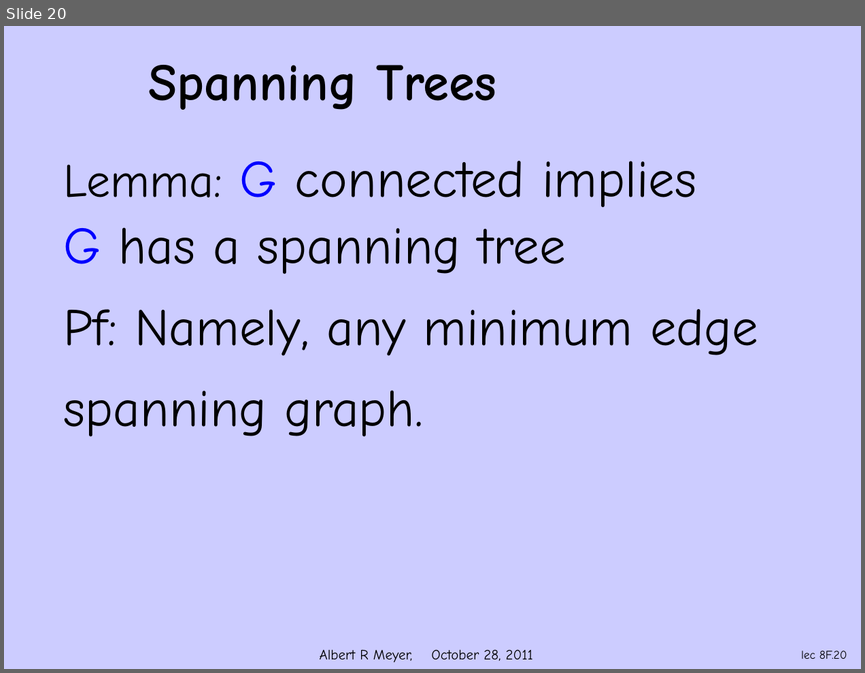
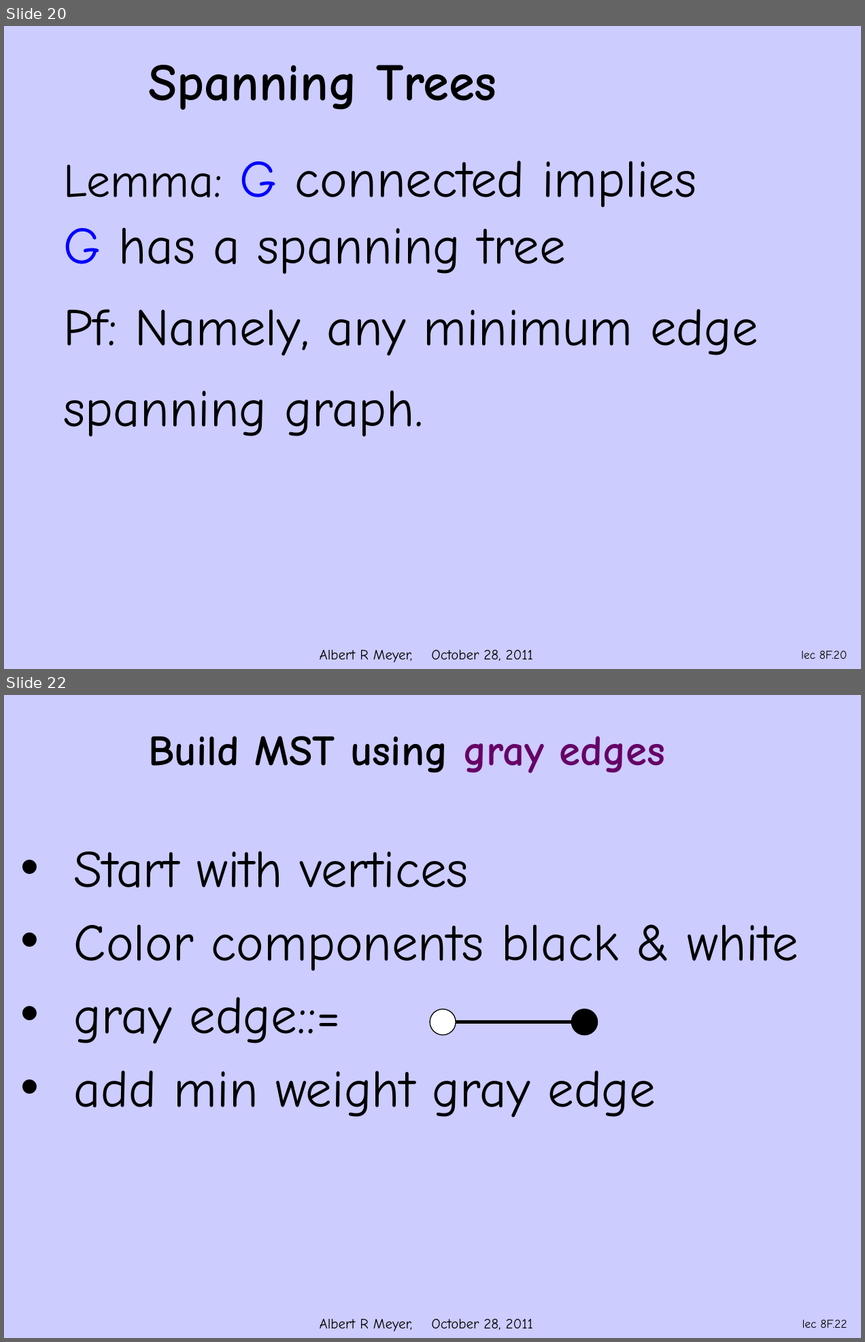
Before and after one commit to armeyer/mcs_web, a slide deck: fall11/slidesF11/slides9m.pptx. Shown one above the other, each under a label of ours: slide 20 before the commit, slides 20 and 22 after it; the slides between them are not shown. The pictures are 865x673 and 865x1342 pixels, drawn with LibreOffice and Linux fonts; fonts in the diff are those of the drawing; background and template pictures are left out. Boxes give left, top, right and bottom in pixels: in the first picture for what was removed or moved away, otherwise in the second. Text is boxed around its words. In the diff, an @@ line names an element or a change of style, - is before the commit and + after.

```diff
--- a/fall11/slidesF11/slides9m.pptx
+++ b/fall11/slidesF11/slides9m.pptx
@@ slide 22 added at (4,695,861,1338), background #CCCCFF; not listed: 1 template element that a slide beside it also shows @@
@@ title added at (148,736,665,773), 36 pt, text #000000, bold @@
+Build MST using gray edges
@@ text added at (74,851,798,1117), 44 pt, text #000000 @@
+• Start with vertices
+• Color components black & white
+• gray edge::=
+• add min weight gray edge
@@ ellipse added at (430,1008,456,1034), fill #FFFFFF, outline #000000 0.75 pt @@
@@ ellipse added at (571,1008,597,1034), fill #000000, outline #000000 0.75 pt @@
@@ line added from (456, 1021) to (571, 1021), #000000 2.5 pt @@
@@ page number added at (802,1319,847,1327), 10 pt, text #000000 @@
+lec 8F.22
```
Also in this commit, not shown: 2 slides changed, 8 other slides added, 1 other file.
